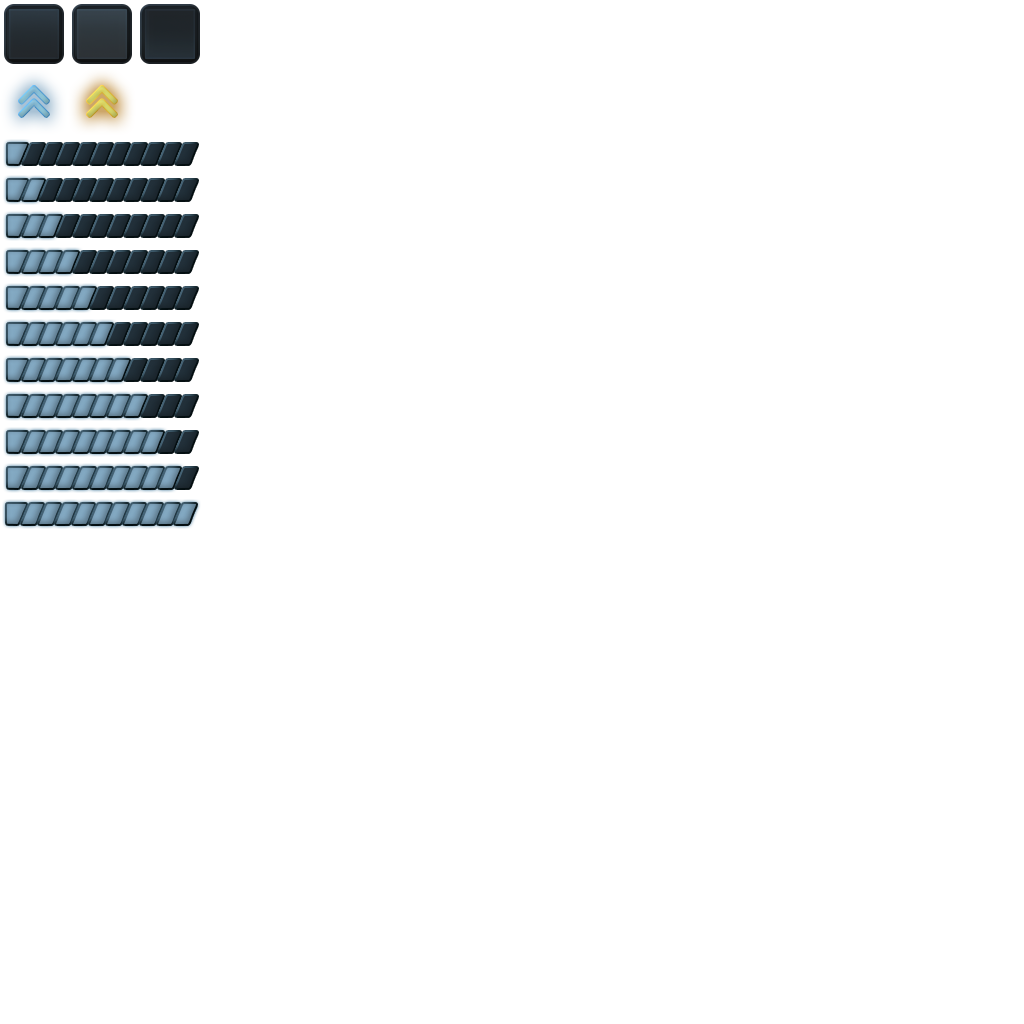
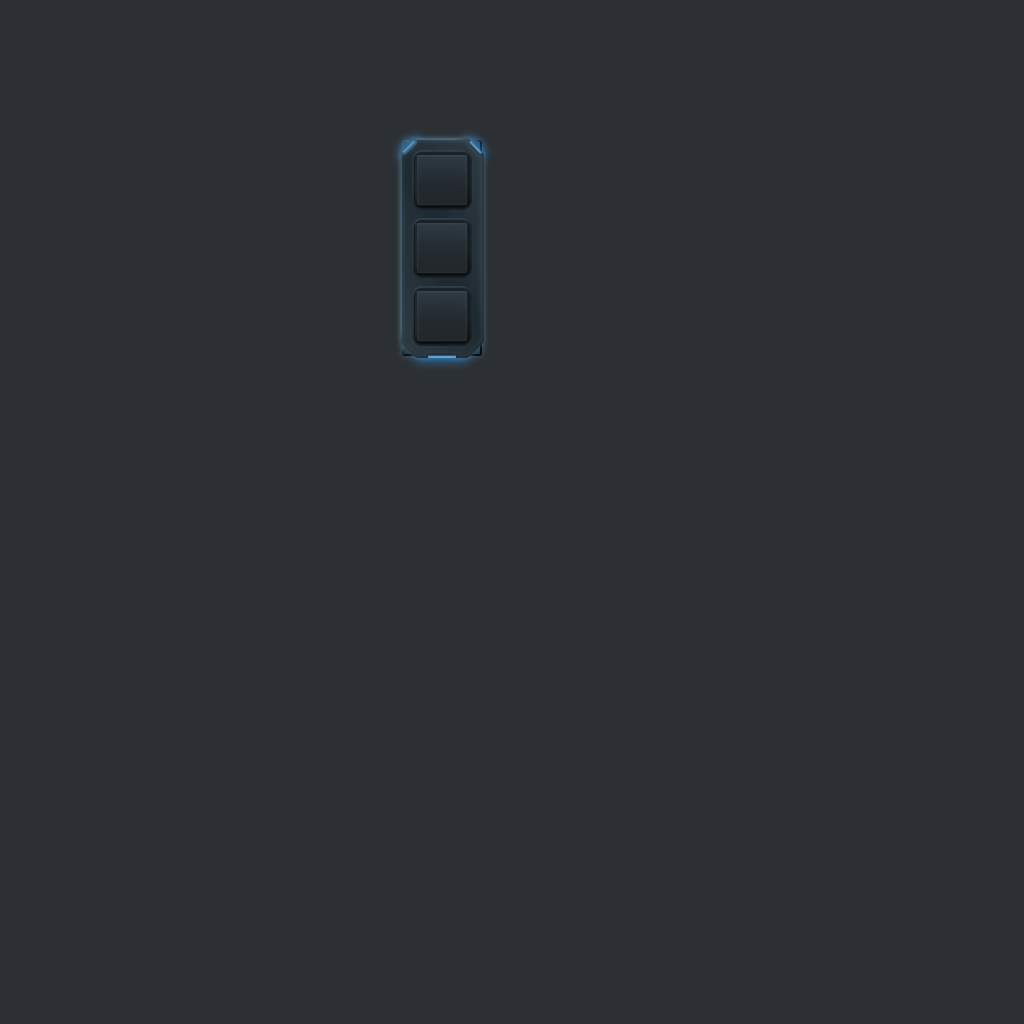
The second 1024×1024 image is a revision of the first. Changes to its layers:
added group "Square Button копия 3" with 3 layers above "Square Button копия 2" over [412, 150, 472, 210]
added layer "Lighter" (1st of 6, in "Square Button копия 3") (68%) in group "Square Button копия 3" over [417, 155, 467, 205]
added layer "Border" (1st of 6, in "Square Button копия 3") (24%) in group "Square Button копия 3" over [415, 155, 465, 205]
added layer "Panel" (1st of 6, in "Square Button копия 3") in group "Square Button копия 3" over [412, 150, 472, 210]
added group "Square Button копия 2" with 3 layers above "Square Button копия" over [412, 218, 472, 278]
added layer "Lighter" (2nd of 6, in "Square Button копия 2") (68%) in group "Square Button копия 2" over [417, 223, 467, 273]
added layer "Border" (2nd of 6, in "Square Button копия 2") (24%) in group "Square Button копия 2" over [415, 223, 465, 273]
added layer "Panel" (2nd of 6, in "Square Button копия 2") in group "Square Button копия 2" over [412, 218, 472, 278]
added group "Square Button копия" with 3 layers above "Многоугольник 1" over [412, 286, 472, 346]
added layer "Panel" (3rd of 6, in "Square Button копия") in group "Square Button копия" over [412, 286, 472, 346]
added layer "Многоугольник 1" above "Bottom Blue Light копия 4" over [400, 138, 484, 358]
added layer "Слой 2" above "Upgrades" over [404, 142, 480, 354]
hid group "Upgrades" (136 layers) over [7, 86, 197, 524]
hid group "Buttons" (13 layers) over [4, 4, 200, 64]
painted on "Panel" (4th of 6, in "Buttons" › "SquareButton" › "Square Button Hightlight копия") over [140, 4, 200, 64]
painted on "Panel" (5th of 6, in "Buttons" › "SquareButton" › "Square Button Hightlight") over [72, 4, 132, 64]
hid "Panel" (6th of 6, in "Buttons" › "SquareButton" › "Square Button"), painted on it over [4, 4, 64, 64]
showed "Слой 1" over [0, 0, 1024, 1024]
…and 19 more changes (5 added, 11 moved_by, 3 painted)
